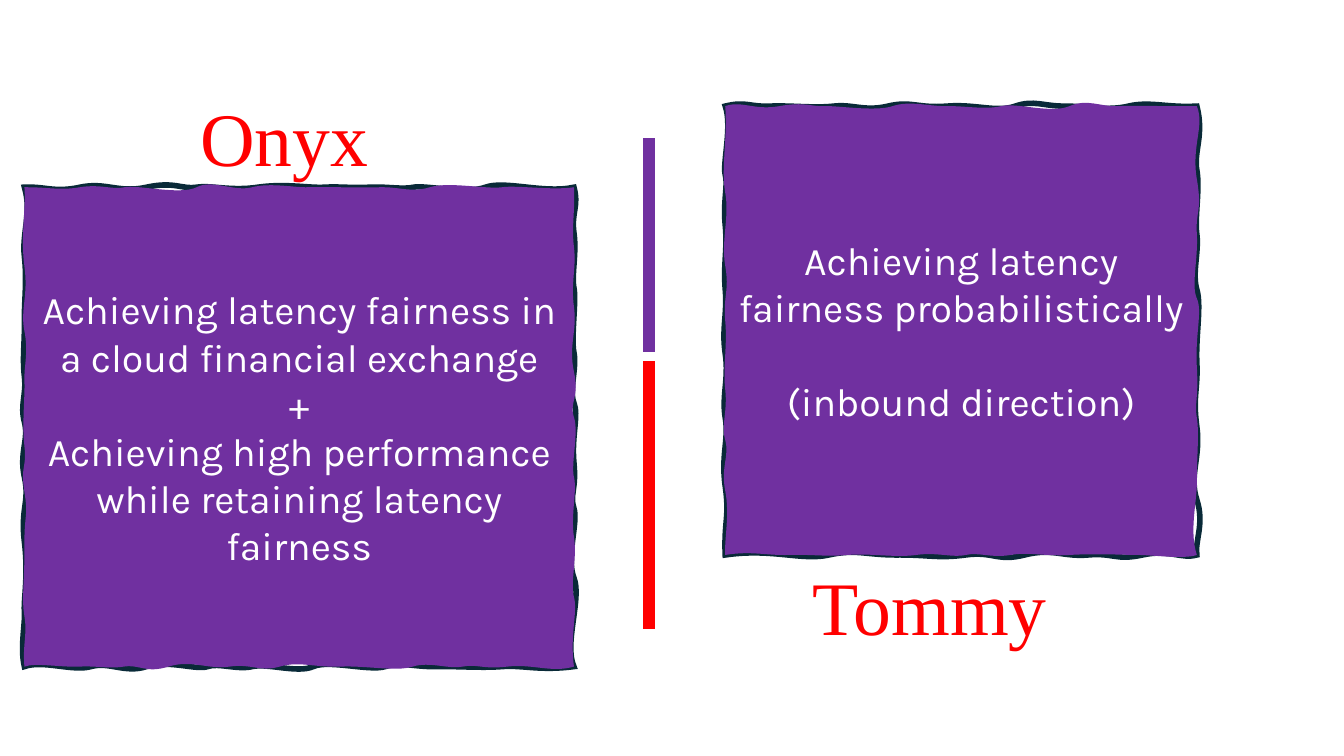
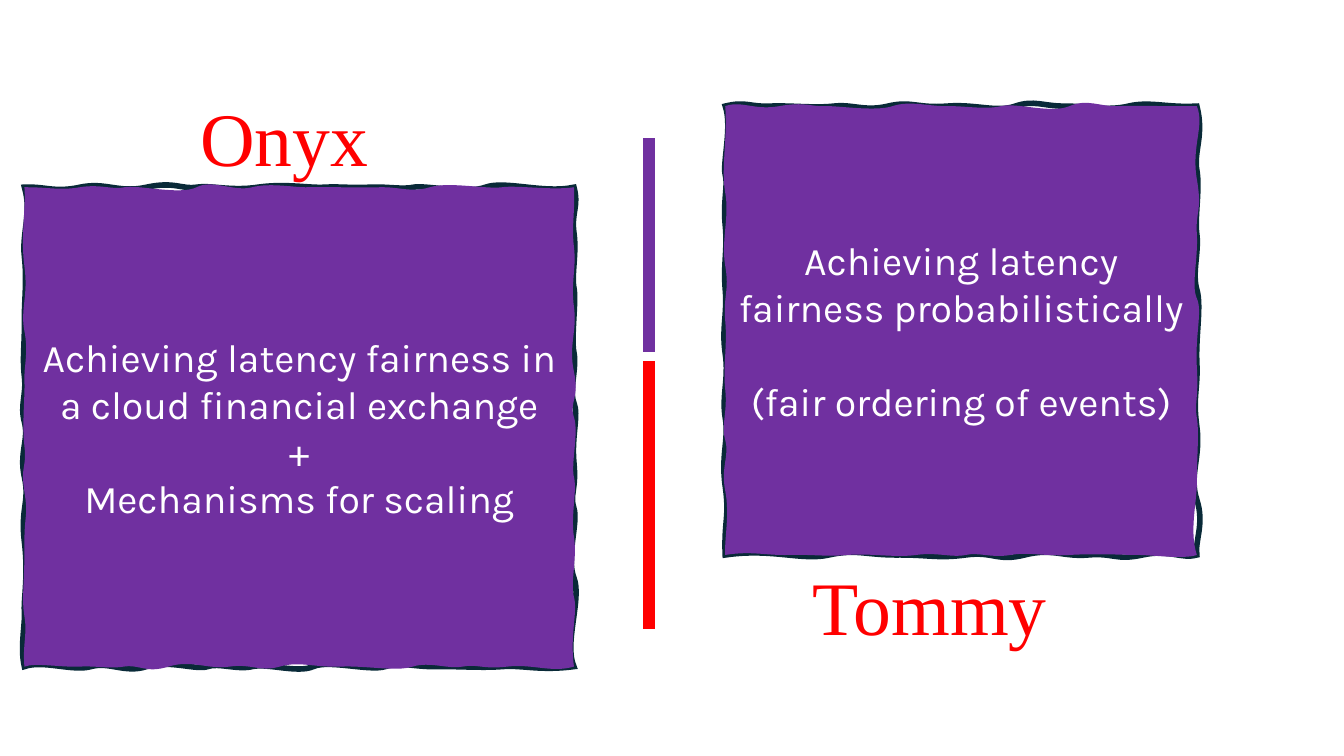
Before and after one commit to HaseebLUMS/Onyx-Presentation, a slide deck: slide 171 of thesis-latency-fairness.pptx (slide 170 before the commit). Drawn at 1344x756 pixels with LibreOffice and Linux fonts; fonts in the diff are those of the drawing. Boxes give left, top, right and bottom in pixels: in the first picture for what was removed or moved away, otherwise in the second. Text is boxed around its words. In the diff, an @@ line names an element or a change of style, - is before the commit and + after.

Commit message:
updated

```diff
--- a/thesis-latency-fairness.pptx
+++ b/thesis-latency-fairness.pptx
@@ text in freeform shape at (739, 248, 1184, 426): text changed @@
-Achieving latency fairness probabilistically
-(inbound direction)
+Achieving latency fairness probabilistically
+(fair ordering of events)
@@ text in freeform shape at (84, 486, 514, 523): text changed @@
-Achieving high performance while retaining latency fairness
+Mechanisms for scaling
```
Also in this commit, not shown: 1 slide added.
